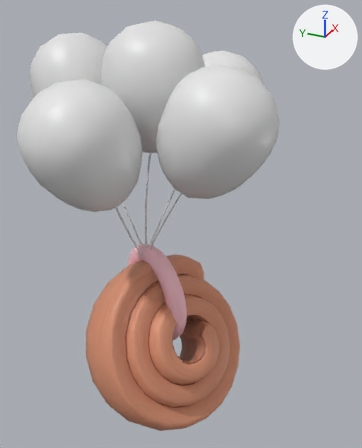
What one commit did to the FBX model Assets/Quinten/Models/cinnenim .fbx.
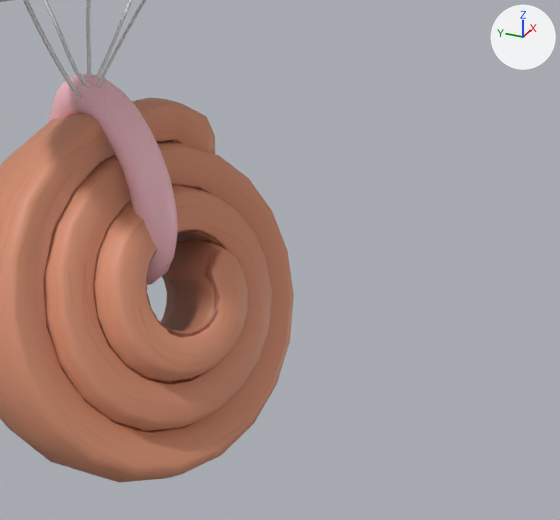
Each version appears first whole from a 50 mm camera at (-5.17, -2.69, 5.42) aimed at (0.78, -0.01, 2.44), and next in a close-up on the part from 29% to 100% of the width and 47% to 100% of the height. Arrows for +X, +Y and +Z are at upper right; the lights stay in place. Where no turn or scale is listed for an object, it has been applied to the vertices.
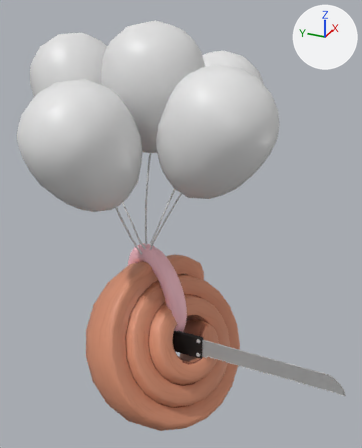
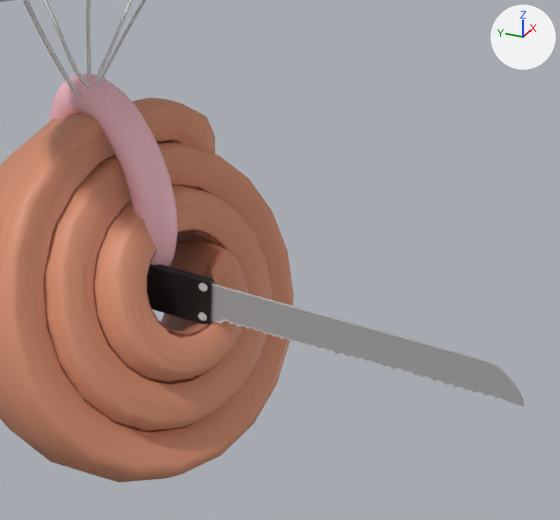
The change, as a diff of the scene's bpy script:
```diff
--- a/Assets/Quinten/Models/cinnenim .fbx.py
+++ b/Assets/Quinten/Models/cinnenim .fbx.py
@@ img_uv_mes_png @@
+img_uv_mes_png = load_image('UV mes.png', '../texture/UV mes.png', 2048, 2048, 'sRGB')
@@ mat_material_003 @@
+mat_material_003 = principled_material('Material.003')
+mat_material_003.texture = img_uv_mes_png
@@ mat_material_005 @@
+mat_material_005 = principled_material('Material.005')
+mat_material_005.texture = img_uv_mes_png
@@ me_cube @@
+me_cube.from_pydata(...)  # 453 vertices, 470 faces; spans x -0.01..0.01, y 0.46..2.38, z -0.79..-0.52
+me_cube.materials.append(mat_material_003)  # picture img_uv_mes_png
@@ me_cube_003 @@
+me_cube_003.from_pydata(...)  # 100 vertices, 62 faces; spans x -121.0..121.0, y -100.0..100.0, z -100.0..315.0
+me_cube_003.materials.append(mat_material_005)  # picture img_uv_mes_png
@@ ob_cube_001 @@
+ob_cube_001 = bpy.data.objects.new('Cube.001', me_cube)
+ob_cube_001.location = (0.0, -3.044, 1.687)
@@ ob_cube_002 @@
+ob_cube_002 = bpy.data.objects.new('Cube.002', me_cube_003)
+ob_cube_002.location = (0.0, -0.518, 1.027)
+ob_cube_002.rotation_euler = (1.571, 0.0, 0.0)  # degrees (90, 0, 0)
+ob_cube_002.scale = (-0.000247, -0.00166, -0.00166)
```

Pixel boxes [x1, y1, x2, y2] of what changed, in the close-ups (560 x 520 px):
'Cube.001', added
    after: [211, 284, 524, 408]
'Cube.002', added (black)
    after: [147, 264, 214, 325]
